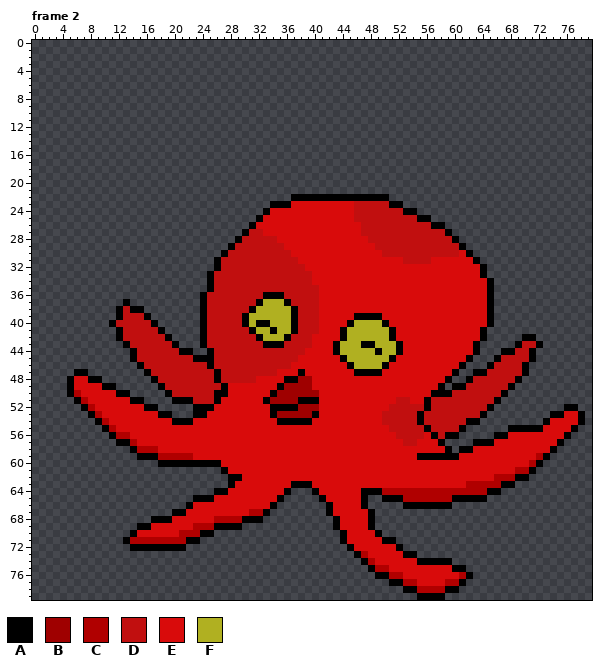
Two states of a pixel-art file, WIP/Octopus.aseprite. The picture above was drawn from the file before the commit.
80x80 pixels, 11 frames. Shown: frame 2. The commit also changed other frames, which this record leaves out.
Visible layers, top first: "Layer 1", "Rear Arms".
Palette (. is transparent): A #000000  B #9f0000  C #b00000  D #c10f0f  E #d90b0b  F #b0b021
Pixels before, frame 2 (only the part around the change), first column x 1:
13 ...............................................................................
14 ...............................................................................
15 ...............................................................................
16 ...............................................................................
17 ...............................................................................
18 ...............................................................................
19 ...............................................................................
20 ...............................................................................
21 ...............................................................................
22 ....................................AAAAAAAAAAAAAA.............................
23 .................................AAAEEEEEEEEEDDDDDAA...........................
24 ................................AEEEEEEEEEEEEDDDDDDDAA.........................
25 ...............................AEEEEEEEEEEEEEDDDDDDDDDAA.......................
26 ..............................AEEEEEEEEEEEEEEEDDDDDDDDDDAA.....................
27 .............................ADDEEEEEEEEEEEEEEDDDDDDDDDDDDA....................
28 ............................ADDDDDEEEEEEEEEEEEEDDDDDDDDDDDDA...................
29 ...........................ADDDDDDDEEEEEEEEEEEEEDDDDDDDDDDDDA..................
30 ..........................ADDDDDDDDDEEEEEEEEEEEEEDDDDDDDDDDDEA.................
31 .........................ADDDDDDDDDDDEEEEEEEEEEEEEEEDDDDEEEEEEA................
32 .........................ADDDDDDDDDDDDEEEEEEEEEEEEEEEEEEEEEEEEEA...............
33 ........................ADDDDDDDDDDDDDDEEEEEEEEEEEEEEEEEEEEEEEEA...............
34 ........................ADDDDDDDDDDDDDDEEEEEEEEEEEEEEEEEEEEEEEEEA..............
35 ........................ADDDDDDDDDDDDDDDEEEEEEEEEEEEEEEEEEEEEEEEA..............
36 .......................ADDDDDDDDAAADDDDDEEEEEEEEEEEEEEEEEEEEEEEEA..............
37 ............A..........ADDDDDDDAFFFADDDDEEEEEEEEEEEEEEEEEEEEEEEEA..............
38 ...........ADAA........ADDDDDDAFFFFFADDDEEEEEEEEEEEEEEEEEEEEEEEEA..............
39 ...........ADDDA.......ADDDDDAFFFFFFADDDEEEEEAAAAEEEEEEEEEEEEEEEA..............
40 ..........ADDDDDA......ADDDDDAFAAFFFADDDEEEEAFFFFAEEEEEEEEEEEEEEA..............
41 ...........ADDDDDA.....ADDDDDDAFFAFFADDDEEEAFFFFFFAEEEEEEEEEEEEA...............
42 ...........ADDDDDDA....ADDDDDDDAFFFADDDEEEEAFFFFFFAEEEEEEEEEEEEA.....AA........
43 ............ADDDDDDA...ADDDDDDDDAAADDDDEEEAFFFAAFFFAEEEEEEEEEEA.....ADDA.......
44 .............ADDDDDDAA..ADDDDDDDDDDDDDEEEEAFFFFFAFFAEEEEEEEEEEA...AADDA........
45 .............ADDDDDDDDAAADDDDDDDDDDDDEEEEEEAFFFFFFAEEEEEEEEEEA...ADDDDA........
46 ..............ADDDDDDDDDADDDDDDDDDDDEEEEEEEEAFFFFAEEEEEEEEEEA...ADDDDA.........
47 .....AA........ADDDDDDDDDADDDDDDDDEEEAEEEEEEEAAAAEEEEEEEEEEA..AADDDDDA.........
48 ....AEEAA.......ADDDDDDDDADDDDDEEEEAABBEEEEEEEEEEEEEEEEEEEA..ADDDDDDA..........
49 ....AEEEEAA......ADDDDDDDDAEEEEEEEABBBBEEEEEEEEEEEEEEEEEEA.AADDDDDDA...........
50 ....ACEEEEEAA.....ADDDDDDAAEEEEEEABBBBBBEEEEEEEEEEEEEEEEAAADDDDDDDA............
51 .....ACEEEEEEAA....AAADDDAEEEEEEABBBBAAAEEEEEEEEEEEDDEEADDDDDDDDDA.............
52 ......ACEEEEEEEAA.....AAAEEEEEEEEAAAABBBEEEEEEEEEEDDDDDADDDDDDDDA..........AA..
53 .......ACEEEEEEEEAA...AAEEEEEEEEEABBBBBAEEEEEEEEEDDDDDADDDDDDDDA.........AAEEA.
54 ........ACEEEEEEEEEAAAEEEEEEEEEEEEAAAAAEEEEEEEEEEDDDDDADDDDDDAA.........AEEEEA.
55 .........ACEEEEEEEEEEEEEEEEEEEEEEEEEEEEEEEEEEEEEEEDDDDDADDDDA......AAAAAEEEEA..
56 ..........ACCEEEEEEEEEEEEEEEEEEEEEEEEEEEEEEEEEEEEEEDDDDEADAA.....AAEEEEEEEEA...
57 ...........AACEEEEEEEEEEEEEEEEEEEEEEEEEEEEEEEEEEEEEEDDEEEA....AAAEEEEEEEEEA....
58 .............ACCCEEEEEEEEEEEEEEEEEEEEEEEEEEEEEEEEEEEEEEEEEA.AAEEEEEEEEEEEA.....
59 ..............AAACCCCCEEEEEEEEEEEEEEEEEEEEEEEEEEEEEEEEAAAAAAEEEEEEEEEEECA......
60 .................AAAAAAAAAEEEEEEEEEEEEEEEEEEEEEEEEEEEEEEEEEEEEEEEEEEEECA.......
61 ..........................AEEEEEEEEEEEEEEEEEEEEEEEEEEEEEEEEEEEEEEEEECCA........
62 ...........................AAEEEEEEEEEEEEEEEEEEEEEEEEEEEEEEEEEEEECCCAA.........
63 ...........................AEEEEEEEEAAAEEEEEEEEEEEEEEEEEEEEEECCCCCAA...........
64 .........................AAEEEEEEEEA...AEEEEEEAAACCCCCCCCCCCCCCCAA.............
65 ......................AAAEEEEEEEEEA.....AEEEEEA..AAACCCCCCCAAAAA...............
66 .....................AEEEEEEEEEEEA.......AEEEEA.....AAAAAAA....................
67 ...................AAEEEEEEEEECCA........AEEEEEA...............................
68 ................AAAEEEEEECCCCAAA..........AEEEEA...............................
69 ..............AAEEEEEECCCAAAA.............AEEEEA...............................
70 .............AEEEEEECCCAA..................AEEEEA..............................
71 ............ACCCCCCCCAA....................AEEEEEAA............................
72 .............AAAAAAAA.......................AEEEEEEA...........................
73 .............................................ACEEEEEAA.........................
74 ..............................................ACEEEEEEAAAAA....................
75 ...............................................ACCEEEEEEEEEAA..................
76 ................................................AACCEEEEEEEECA.................
77 ..................................................AACCEEEECCA..................
78 ....................................................AACCCCAA...................
79 ......................................................AAAA.....................
New version:
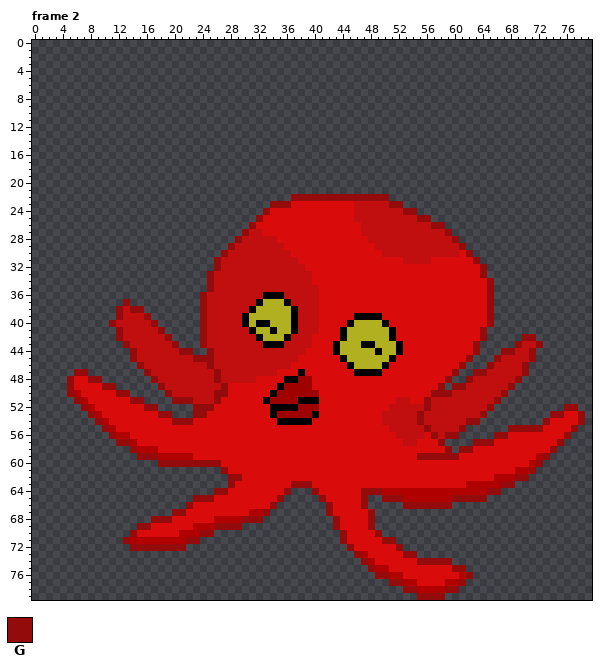
Colours new in this view: G #940b0b
Changes in this commit:
Changed rows in their new state; - is an unchanged pixel.
Frame 2, layers "Layer 1", "Rear Arms":
first column x 5:
22 --------------------------------GGGGGGGGGGGGGG----------------------------
23 -----------------------------GGG--------------GG--------------------------
24 ----------------------------G-------------------GG------------------------
25 ---------------------------G----------------------GG----------------------
26 --------------------------G-------------------------GG--------------------
27 -------------------------G----------------------------G-------------------
28 ------------------------G------------------------------G------------------
29 -----------------------G--------------------------------G-----------------
30 ----------------------G----------------------------------G----------------
31 ---------------------G------------------------------------G---------------
32 ---------------------G-------------------------------------G--------------
33 --------------------G--------------------------------------G--------------
34 --------------------G---------------------------------------G-------------
35 --------------------G---------------------------------------G-------------
36 -------------------G----------------------------------------G-------------
37 --------G----------G----------------------------------------G-------------
38 -------G-GG--------G----------------------------------------G-------------
39 -------G---G-------G----------------------------------------G-------------
40 ------G-----G------G----------------------------------------G-------------
41 -------G-----G-----G---------------------------------------G--------------
42 -------G------G----G---------------------------------------G-----GG-------
43 --------G------G---G--------------------------------------G-----G--G------
44 ---------G------GG--G-------------------------------------G---GG--G-------
45 ---------G--------GGG------------------------------------G---G----G-------
46 ----------G---------G-----------------------------------G---G----G--------
47 -GG--------G---------G---------------------------------G--GG-----G--------
48 G--GG-------G--------G--------------------------------G--G------G---------
49 G----GG------G--------G------------------------------G-GG------G----------
50 G------GG-----G------GG-----------------------------GGG-------G-----------
51 -G-------GG----GGG---G-----------------------------G---------G------------
52 --G--------GG-----GGG------------------------------G--------G----------GG-
53 ---G---------GG---GG------------------------------G--------G---------GG--G
54 ----G----------GGG--------------------------------G------GG---------G----G
55 -----G---------------------------------------------G----G------GGGGG----G-
56 ------G---------------------------------------------G-GG-----GG--------G--
57 -------GG--------------------------------------------G----GGG---------G---
58 ---------G--------------------------------------------G-GG-----------G----
59 ----------GGG-------------------------------------GGGGGG------------G-----
60 -------------GGGGGGGGG---------------------------------------------G------
61 ----------------------G-------------------------------------------G-------
62 -----------------------GG---------------------------------------GG--------
63 -----------------------G--------GGG---------------------------GG----------
64 ---------------------GG--------G---G------GGG---------------GG------------
65 ------------------GGG---------G-----G-----G--GGG-------GGGGG--------------
66 -----------------G-----------G-------G----G-----GGGGGGG-------------------
67 ---------------GG-----------G--------G-----G------------------------------
68 ------------GGG----------GGG----------G----G------------------------------
69 ----------GG---------GGGG-------------G----G------------------------------
70 ---------G---------GG------------------G----G-----------------------------
71 --------G--------GG--------------------G-----GG---------------------------
72 ---------GGGGGGGG-----------------------G------G--------------------------
73 -----------------------------------------G------GG------------------------
74 ------------------------------------------G-------GGGGG-------------------
75 -------------------------------------------G-----------GG-----------------
76 --------------------------------------------GG-----------G----------------
77 ----------------------------------------------GG--------G-----------------
78 ------------------------------------------------GG----GG------------------
79 --------------------------------------------------GGGG--------------------
